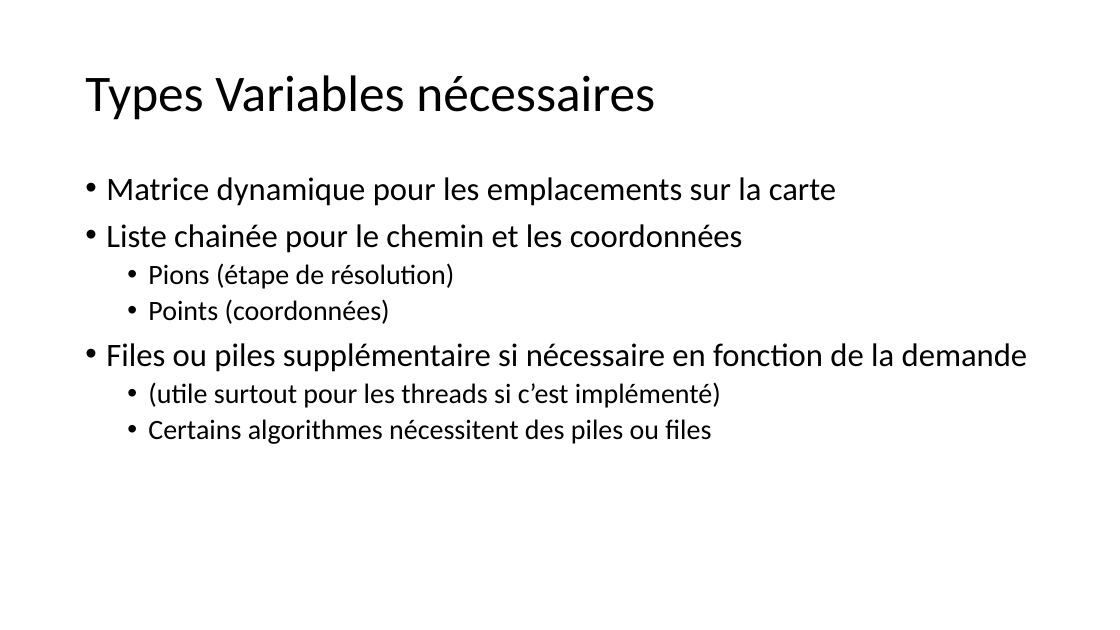
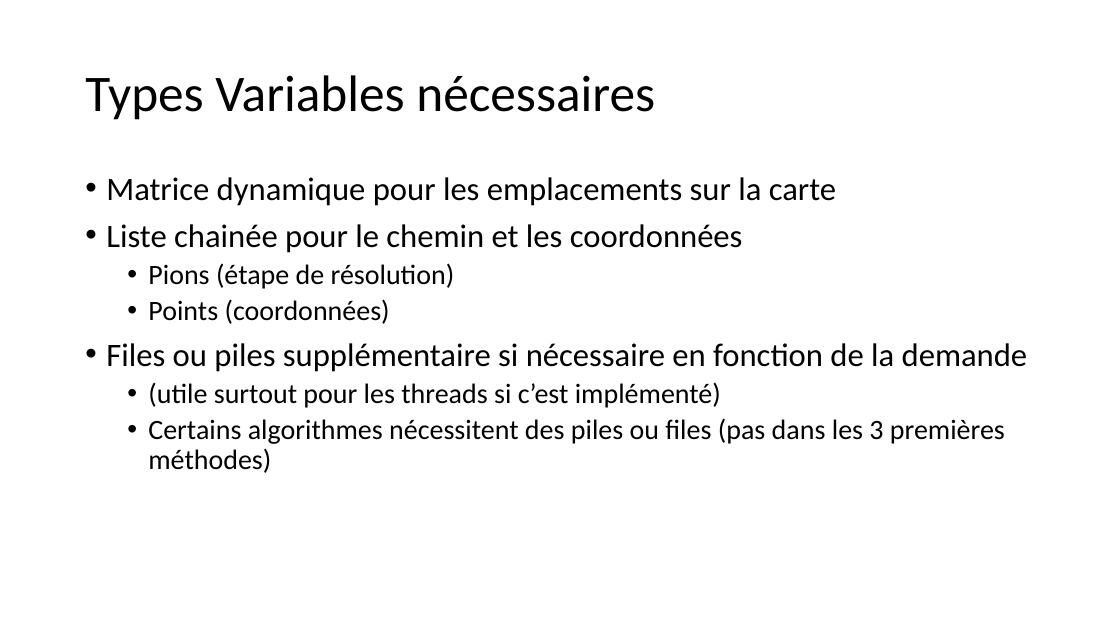
Before and after one commit to felttl/Mazer, a slide deck: slide 4 of presentation.pptx. Drawn at 1120x630 pixels with LibreOffice and Linux fonts; fonts in the diff are those of the drawing. Boxes give left, top, right and bottom in pixels: in the first picture for what was removed or moved away, otherwise in the second. Text is boxed around its words. In the diff, an @@ line names an element or a change of style, - is before the commit and + after.

```diff
--- a/presentation.pptx
+++ b/presentation.pptx
@@ text at box(148, 418, 1005, 473): text changed @@
-  • Certains algorithmes nécessitent des piles ou files
+  • Certains algorithmes nécessitent des piles ou files (pas dans les 3 premières méthodes)
```
Also in this commit, not shown: 1 other slide changed, 1 other file.
